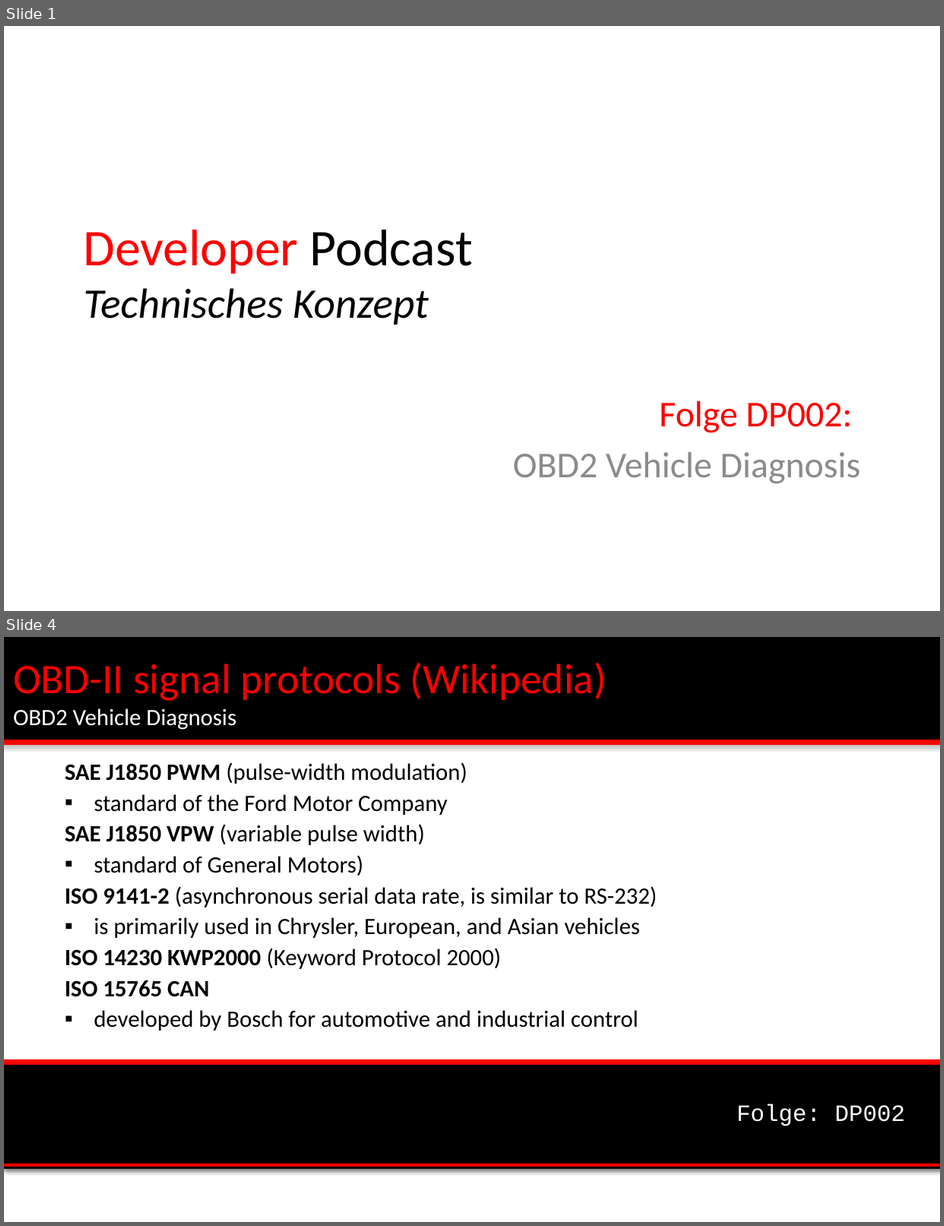
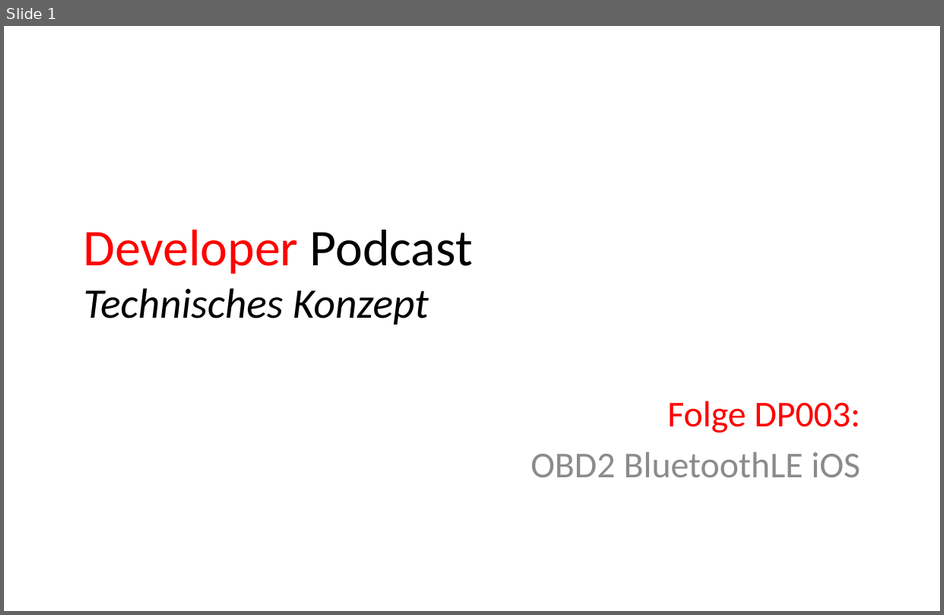
Before and after one commit to msedd/DP003-OBD2_BluetoothLE_iOS, a slide deck: DP003-Technische_Konzept.ppt. Shown one above the other, each under a label of ours: slides 1 and 4 before the commit, slide 1 after it; the slides between them are not shown. The pictures are 944x1226 and 944x615 pixels, drawn with LibreOffice and Linux fonts; fonts in the diff are those of the drawing; background and template pictures are left out. Boxes give left, top, right and bottom in pixels: in the first picture for what was removed or moved away, otherwise in the second. Text is boxed around its words. In the diff, an @@ line names an element or a change of style, - is before the commit and + after.

```diff
--- a/DP003-Technische_Konzept.ppt
+++ b/DP003-Technische_Konzept.ppt
@@ slide 4 removed at [4,637,940,1222], background #FFFFFF @@
@@ rectangle removed at [4,637,940,740] @@
@@ title removed at [13,662,607,730] @@
-OBD-II signal protocols (Wikipedia)
-OBD2 Vehicle Diagnosis
@@ rectangle removed at [4,740,940,743] @@
@@ text removed at [65,762,658,1031] @@
-SAE J1850 PWM (pulse-width modulation)
-▪ standard of the Ford Motor Company
-SAE J1850 VPW (variable pulse width)
-▪ standard of General Motors)
-ISO 9141-2 (asynchronous serial data rate, is similar to RS-232)
-▪ is primarily used in Chrysler, European, and Asian vehicles
-ISO 14230 KWP2000 (Keyword Protocol 2000)
-ISO 15765 CAN
-▪ developed by Bosch for automotive and industrial control
@@ rectangle removed at [4,1064,940,1169] @@
@@ rectangle removed at [4,1060,940,1064] @@
@@ text removed at [737,1104,905,1126] @@
-Folge: DP002
@@ line removed from (4, 1165) to (940, 1165) @@
@@ slide 1 changed as well @@
@@ subtitle at [531,401,861,477]: text changed @@
-Folge DP002:
-OBD2 Vehicle Diagnosis
+Folge DP003:
+OBD2 BluetoothLE iOS
```
Also in this commit, not shown: 10 slides added, 8 other slides removed, 10 other files.
